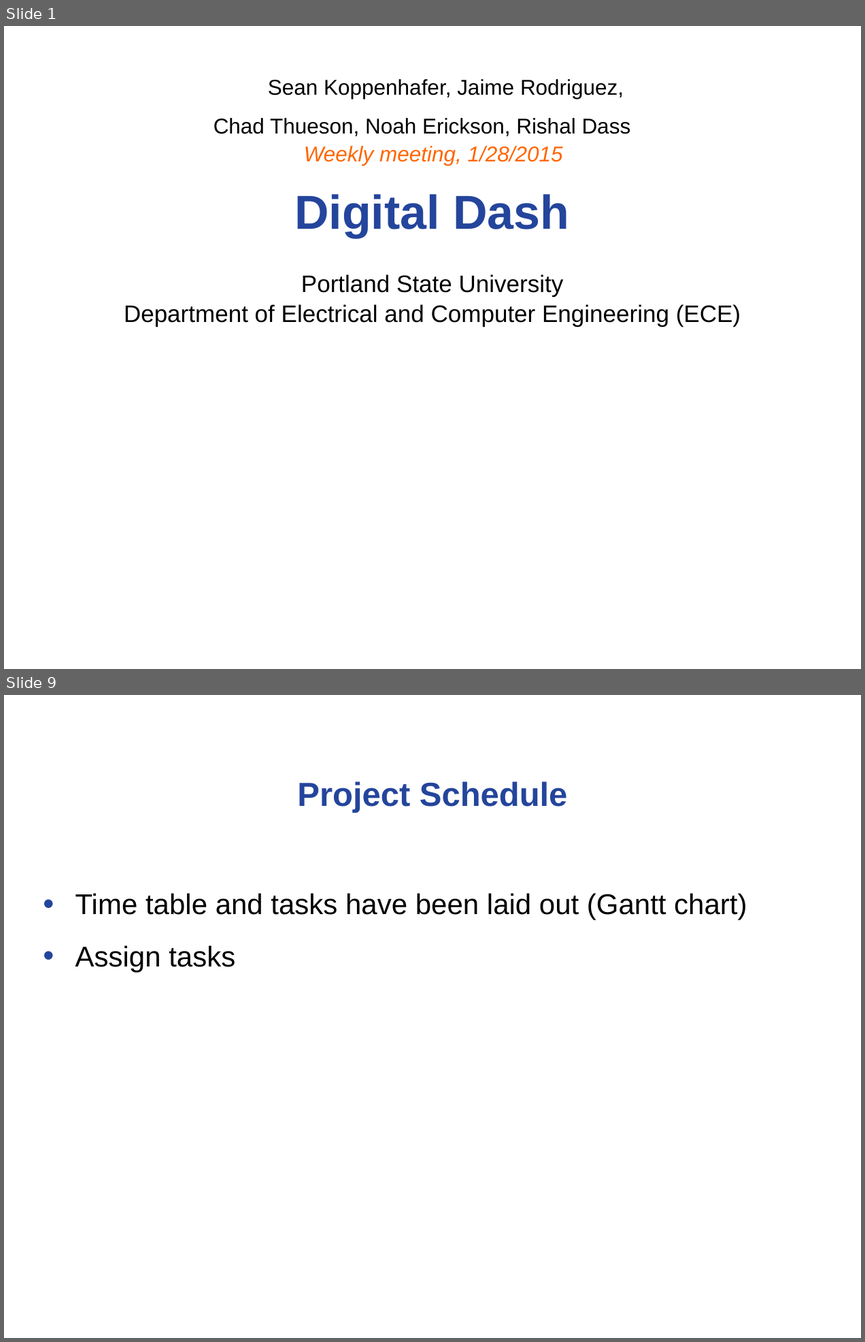
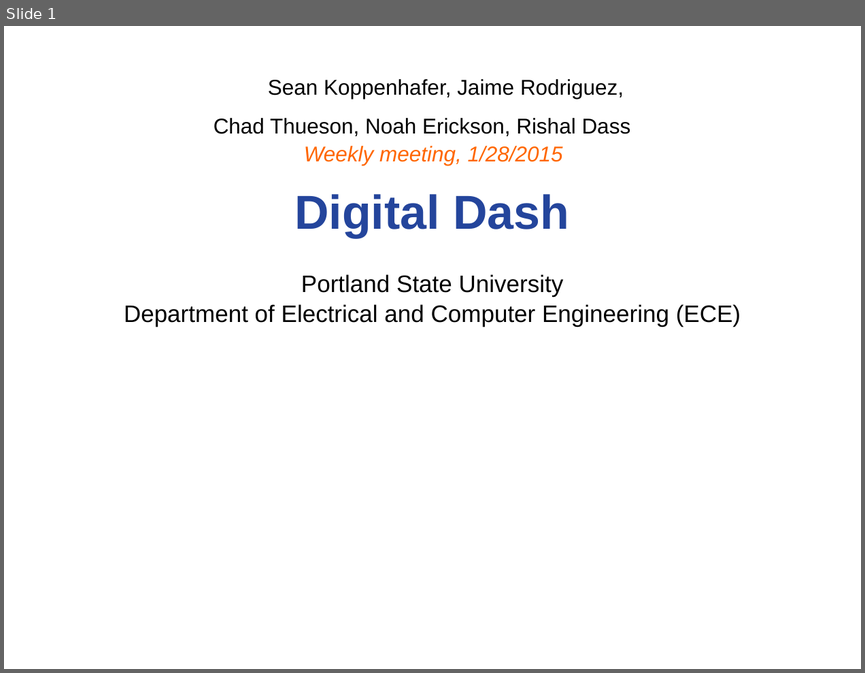
Before and after one commit to noahterickson/DigitalDash, a slide deck: Meetings/capstone_meeting_1-28-15.ppt. Shown one above the other, each under a label of ours: slides 1 and 9 before the commit, slide 1 after it; the slides between them are not shown. The pictures are 865x1342 and 865x673 pixels, drawn with LibreOffice and Linux fonts; fonts in the diff are those of the drawing; background and template pictures are left out. Boxes give left, top, right and bottom in pixels: in the first picture for what was removed or moved away, otherwise in the second. Text is boxed around its words. In the diff, an @@ line names an element or a change of style, - is before the commit and + after.

Commit message:
Meeting 3 & Project Proposal

```diff
--- a/Meetings/capstone_meeting_1-28-15.ppt
+++ b/Meetings/capstone_meeting_1-28-15.ppt
@@ slide 9 removed at <box>4,695,861,1338</box>, background #FFFFFF @@
@@ title removed at <box>297,781,568,813</box> @@
-Project Schedule
@@ text removed at <box>75,893,747,972</box> @@
-• Time table and tasks have been laid out (Gantt chart)
-• Assign tasks
```
Also in this commit, not shown: 2 slides changed, 5 slides added, 7 other slides removed, 4 other files.
